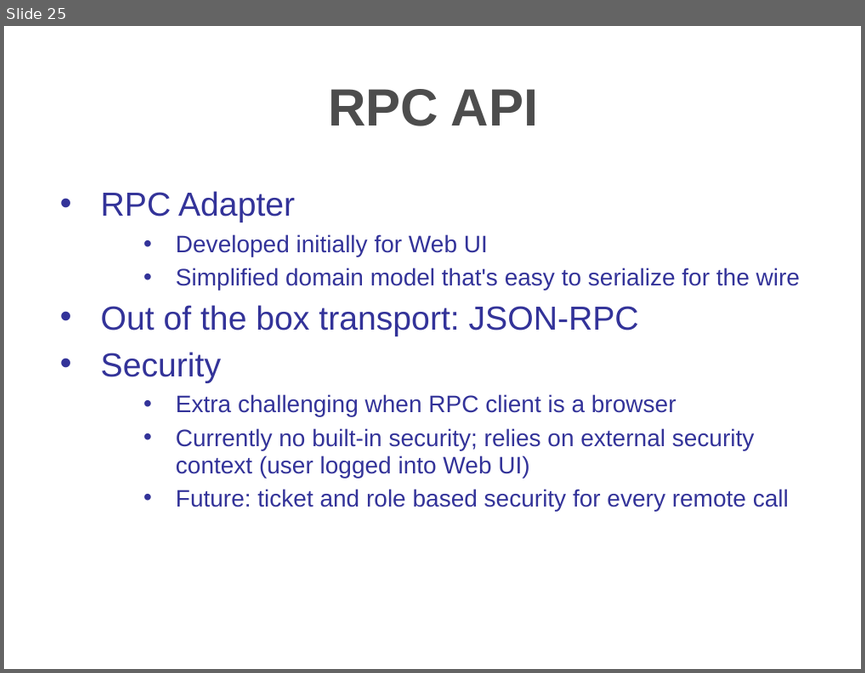
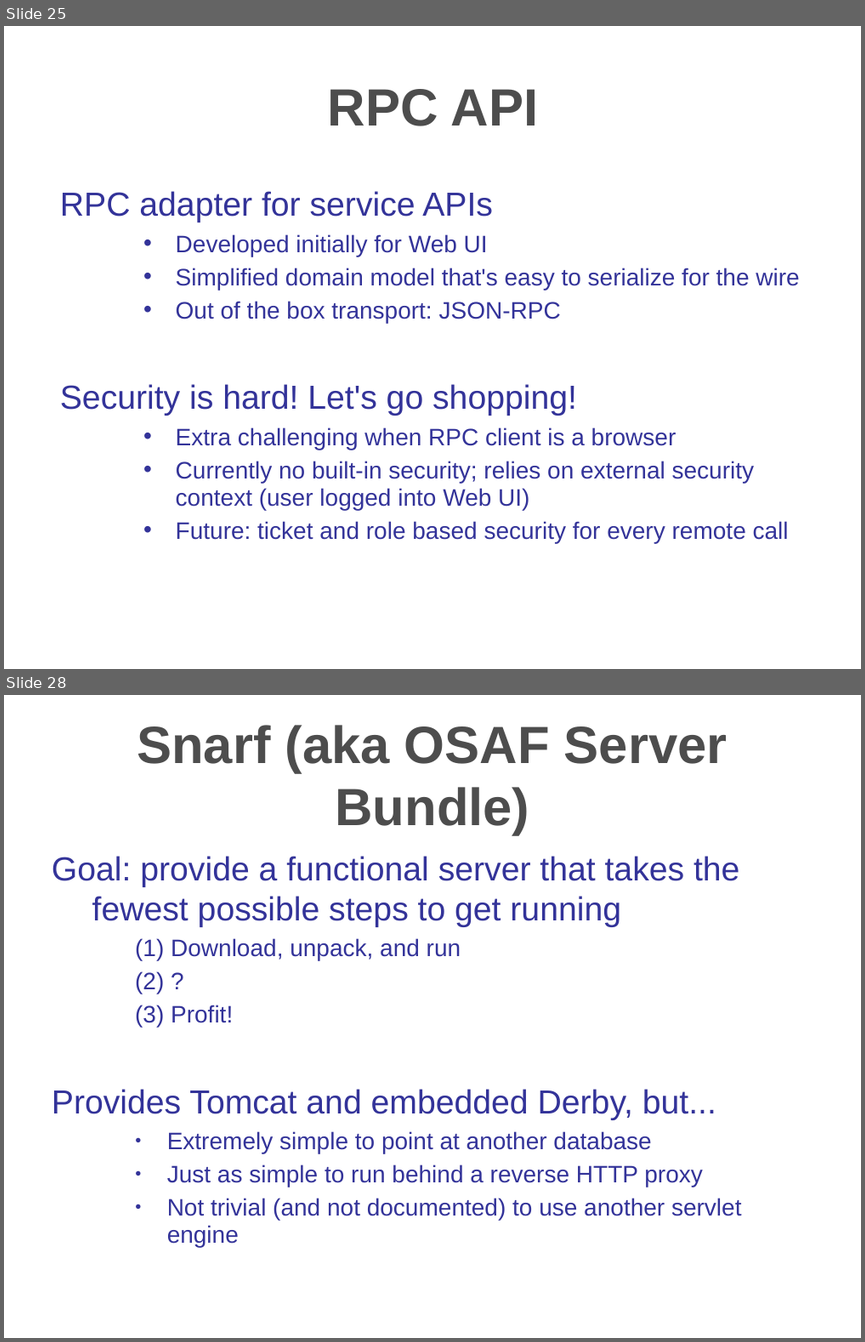
Before and after one commit to travis/cosmo, a slide deck: src/docs/presentations/apachecon2006.ppt. Shown one above the other, each under a label of ours: slide 25 before the commit, slides 25 and 28 after it; the slides between them are not shown. The pictures are 865x673 and 865x1342 pixels, drawn with LibreOffice and Linux fonts; fonts in the diff are those of the drawing; background and template pictures are left out. Boxes give left, top, right and bottom in pixels: in the first picture for what was removed or moved away, otherwise in the second. Text is boxed around its words. In the diff, an @@ line names an element or a change of style, - is before the commit and + after.

```diff
--- a/src/docs/presentations/apachecon2006.ppt
+++ b/src/docs/presentations/apachecon2006.ppt
@@ slide 28 added at (4, 695, 861, 1338), background #FFFFFF; not listed: 1 template element that a slide beside it also shows @@
@@ title added at (137, 725, 727, 835), 44 pt, text #4D4D4D, bold @@
+Snarf (aka OSAF Server Bundle)
@@ text added at (52, 856, 742, 1247), 20 pt, text #333399 @@
+Goal: provide a functional server that takes the fewest possible steps to get running
+    (1) Download, unpack, and run
+    (2) ?
+    (3) Profit!
+Provides Tomcat and embedded Derby, but...
+    ● Extremely simple to point at another database
+    ● Just as simple to run behind a reverse HTTP proxy
+    ● Not trivial (and not documented) to use another servlet engine
@@ slide 25 changed as well @@
@@ text at (60, 191, 493, 222): text changed @@
-• RPC Adapter
+RPC adapter for service APIs
@@ text at (176, 234, 799, 543): size 28 to 20 pt in "Out of the box transport: JSON-RPC"; indent changed; line spacing 23pt to 22.9pt; list level 1 to 3 in "Out of the box transport: ..."; line spacing 33.2pt to 22.9pt @@
@@ text at (60, 384, 577, 415): text changed @@
-• Security
+Security is hard! Let's go shopping!
```
Also in this commit, not shown: 23 other slides changed, 9 other slides added, 6 slides removed.
